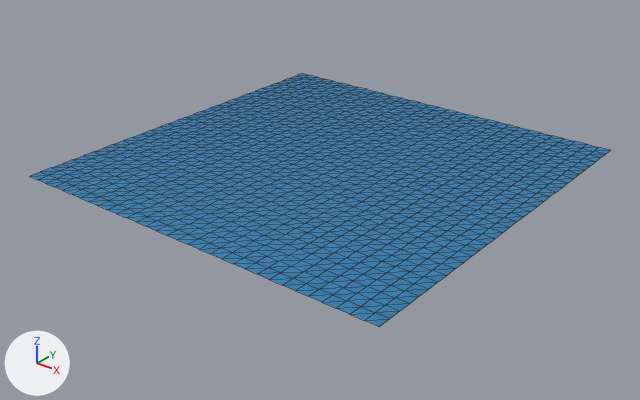
A saved change to the COLLADA model resources/scenes/dae/ocean.dae.
Both versions are drawn from a 50 mm camera at (243.0, -311.0, 164.0) aimed at (1.0, -9.0, -24.0). Arrows for +X, +Y and +Z are at lower left; the lights stay in place. Mesh edges are drawn as thin lines. Where no turn or scale is listed for an object, it has been applied to the vertices.

Names of what the first picture shows: 'ocean'.
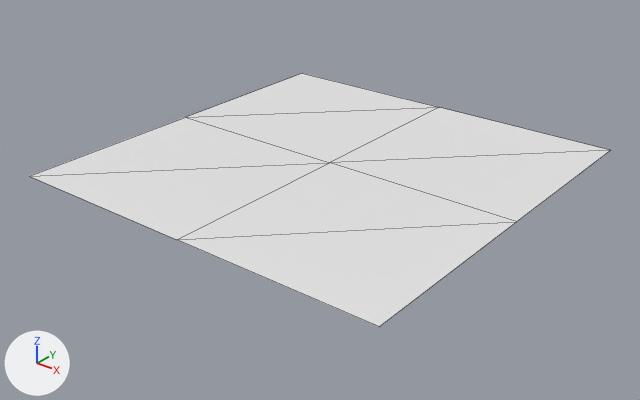
The newer file is also rescaled (x2.0), turned or shifted as a whole; pictures and numbers use the older file's frame.

Scene script edits in JSON lines:
```json
{"block": "me_plane_005", "where": "# used by ob_ocean; location = (0.0, 0.0, -7.4)"}
{"op": "remove", "block": "me_plane_005", "code": "me_plane_005.from_pydata(...)  # 1089 vertices, 2048 faces; spans x -100.0..100.0, y -100.0..100.0, z 0.0"}
{"op": "remove", "block": "me_plane_005", "code": "me_plane_005.materials.append(mat_ocean_mat_001)  # picture img_water_diffuse_jpg"}
{"op": "add", "block": "me_plane_005", "code": "me_plane_005.from_pydata(...)  # 9 vertices, 8 faces; spans x -100.0..100.0, y -100.0..100.0, z 0.0"}
{"block": "me_plane_005", "change": "me_plane_005 part 1: 1080 vertices removed from x -100.0..100.0, y -100.0..100.0, z 0.0"}
```

Changed parts and their boxes [x1, y1, x2, y2] in the pictures (640 x 400 px):
```json
{"part": 1, "of": "me_plane_005", "change": "deleted", "before": [30, 73, 611, 327], "on screen": "blue"}
```
